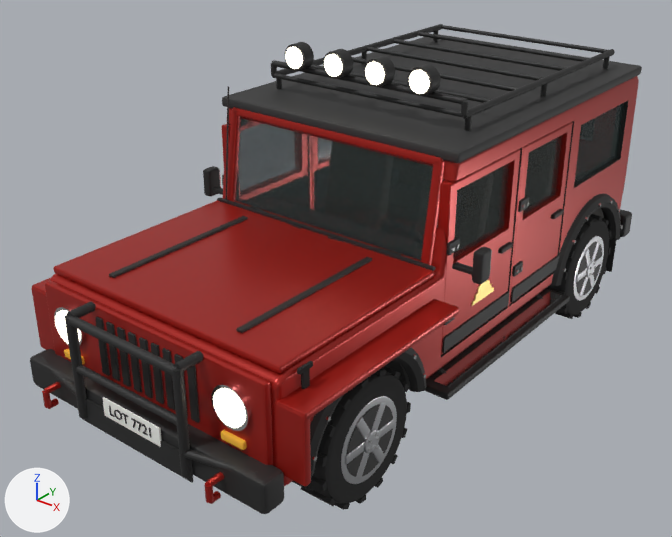
What one commit did to the glTF model Art_Source/Jeep/Car_Model.glb.
One viewpoint serves both versions: a camera (50 mm lens) standing at (3.44, -4.81, 3.51) and looking at (-0.15, -0.32, 0.73). Every picture has the same lights, and +X, +Y and +Z are marked at lower left. The first picture is the older version. Where no turn or scale is listed for an object, it has been applied to the vertices. Vertices at exactly the same position are counted once.

The first picture shows 'SM_Jeep_Body', 'SM_Jeep_BullBar', 'SM_Jeep_Bumper_Front', 'SM_Jeep_Door_FL', 'SM_Jeep_Door_FR', 'SM_Jeep_Door_RR', 'SM_Jeep_Fenders_Front', 'SM_Jeep_Glass_Windshield', 'SM_Jeep_Grille', 'SM_Jeep_Hardtop', 'SM_Jeep_Hood', 'SM_Jeep_RoofRack', 'SM_Jeep_TowHooks', 'SM_Jeep_Wheel_FR', 'SM_Jeep_Wheel_RR', 'SM_Jeep_WindshieldFrame' and 24 more.
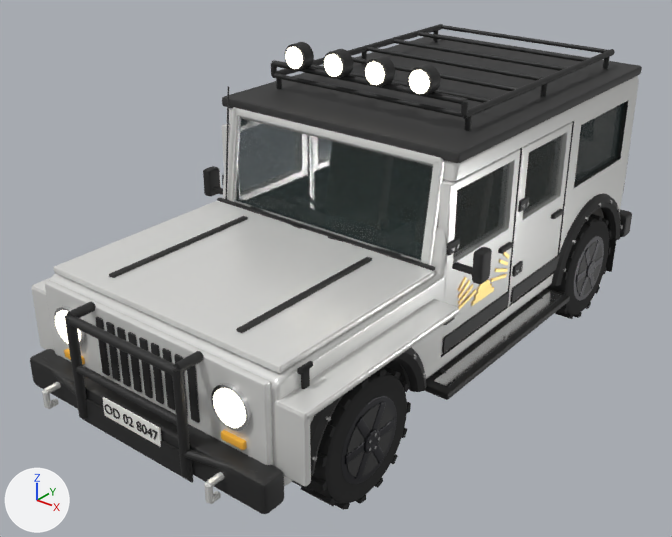
The change, as a list of edits to the scene's bpy script:
```text
Change mat_mat_alloy:
    mat_mat_alloy.base_color: (0.55, 0.56, 0.58) -> (0.035, 0.035, 0.04)  # light grey #c4c5c8 -> dark grey #353538
Change me_body_002:
    where me_body_002.from_pydata(...)  # 534 vertices, 1092 faces; spans x -0.9..0.9, y -2.08..2.03, z 0.46..1.8
    me_body_002 part 1: 808 faces spanning x -0.9..0.9, y -2.08..2.03, z 0.46..1.8 switch from mat_mat_paint_red (red #ad241d) to mat_mat_paint_body (white #eaeae7)
Change me_door_fl_002:
    remove me_door_fl_002.from_pydata(...)  # 372 vertices, 692 faces; spans x -0.245..0.075, y 0.0..0.808, z -0.554..0.554
    add me_door_fl_002.from_pydata(...)  # 436 vertices, 788 faces; spans x -0.245..0.075, y 0.0..0.808, z -0.554..0.554
    me_door_fl_002 part 2: 128 faces spanning x -0.018..0.058, y 0.0..0.808, z -0.554..0.554 switch from mat_mat_paint_red (red #ad241d) to mat_mat_paint_body (white #eaeae7)
    edits to the shape of me_door_fl_002 do not show in these pictures
Change me_door_fr_002:
    remove me_door_fr_002.from_pydata(...)  # 372 vertices, 692 faces; spans x -0.075..0.245, y 0.0..0.808, z -0.554..0.554
    add me_door_fr_002.from_pydata(...)  # 436 vertices, 788 faces; spans x -0.075..0.245, y 0.0..0.808, z -0.554..0.554
    me_door_fr_002 part 3: the loose piece of 8 vertices spanning x 0.024..0.032, y 0.314..0.574, z -0.335..-0.305 is copied, and the copy is turned 12 degrees about the x axis through its middle and scaled by 0.769, then moved by (0.0, -0.19, 0.055); it spans x 0.024..0.032, y 0.154..0.354, z -0.297..-0.233
    me_door_fr_002 part 4: the loose piece of 8 vertices spanning x 0.024..0.032, y 0.314..0.574, z -0.335..-0.305 is copied, and the copy is turned -12 degrees about the x axis through its middle and scaled by 0.769, then moved by (0.0, 0.19, 0.055); it spans x 0.024..0.032, y 0.534..0.734, z -0.297..-0.233
    me_door_fr_002 part 5: 24 vertices added at x 0.024..0.032, y 0.135..0.31, z -0.26..-0.092
    me_door_fr_002 part 6: 24 vertices added at x 0.024..0.032, y 0.578..0.753, z -0.26..-0.092
    me_door_fr_002 part 7: 128 faces spanning x -0.058..0.018, y 0.0..0.808, z -0.554..0.554 switch from mat_mat_paint_red (red #ad241d) to mat_mat_paint_body (white #eaeae7)
Change me_door_rr_002:
    where me_door_rr_002.from_pydata(...)  # 172 vertices, 332 faces; spans x -0.075..0.047, y 0.0..0.688, z -0.554..0.554
    me_door_rr_002 part 8: all 128 faces that had it switch from mat_mat_paint_red (red #ad241d) to mat_mat_paint_body (white #eaeae7)
Change me_fenders_front_001:
    where me_fenders_front_001.from_pydata(...)  # 224 vertices, 432 faces; spans x -1.07..1.07, y -0.69..0.68, z -0.4..0.02
    remove me_fenders_front_001.materials.append(mat_mat_paint_red)  # red #ad241d
    add me_fenders_front_001.materials.append(mat_mat_paint_body)  # white #eaeae7
Change me_grille_001:
    where me_grille_001.from_pydata(...)  # 560 vertices, 1080 faces; spans x -0.86..0.86, y -0.04..0.03, z -0.25..0.25
    me_grille_001 part 9: all 108 faces that had it switch from mat_mat_paint_red (red #ad241d) to mat_mat_paint_body (white #eaeae7)
Change me_hood_002:
    where me_hood_002.from_pydata(...)  # 168 vertices, 324 faces; spans x -0.88..0.88, y -1.34..0.0, z -0.02..0.04
    me_hood_002 part 10: all 108 faces that had it switch from mat_mat_paint_red (red #ad241d) to mat_mat_paint_body (white #eaeae7)
Change me_towhooks_001:
    where me_towhooks_001.from_pydata(...)  # 88 vertices, 168 faces; spans x -0.68..0.68, y -0.06..0.06, z -0.07..0.07
    remove me_towhooks_001.materials.append(mat_mat_paint_red)  # red #ad241d
    add me_towhooks_001.materials.append(mat_mat_paint_body)  # white #eaeae7
Change me_windshieldframe_001:
    where me_windshieldframe_001.from_pydata(...)  # 264 vertices, 504 faces; spans x -0.82..0.82, y -0.08..0.07, z -0.37..0.34
    me_windshieldframe_001 part 11: all 432 faces that had it switch from mat_mat_paint_red (red #ad241d) to mat_mat_paint_body (white #eaeae7)
```

Where the change shows, as pixel boxes [x1, y1, x2, y2] in the pictures (672 x 537 px):
'SM_Jeep_Wheel_FR', recoloured (light grey to black): [292, 366, 400, 490] in both
'SM_Jeep_Fenders_Front', recoloured: [32, 278, 459, 486] in both
'SM_Jeep_Wheel_RR', recoloured (light grey to dark grey): [545, 217, 607, 304] in both
'SM_Jeep_TowHooks', recoloured: [42, 382, 224, 504] in both
part 1 of me_body_002, recoloured: [49, 76, 639, 486] in both
part 2 of me_door_fl_002, recoloured (red to white): [222, 124, 231, 168] in both
part 3 of me_door_fr_002, added: after [458, 289, 477, 310]
part 4 of me_door_fr_002, added: after [490, 274, 507, 282]
part 5 of me_door_fr_002, added: after [458, 277, 473, 305]
part 6 of me_door_fr_002, added: after [494, 252, 509, 272]
part 7 of me_door_fr_002, recoloured (red to white): [438, 149, 520, 355] in both
part 8 of me_door_rr_002, recoloured (red to white): [510, 122, 573, 304] in both
part 9 of me_grille_001, recoloured (red to white): [45, 281, 273, 465] in both
part 10 of me_hood_002, recoloured (red to white): [53, 201, 434, 373] in both
part 11 of me_windshieldframe_001, recoloured: [227, 107, 445, 265] in both
